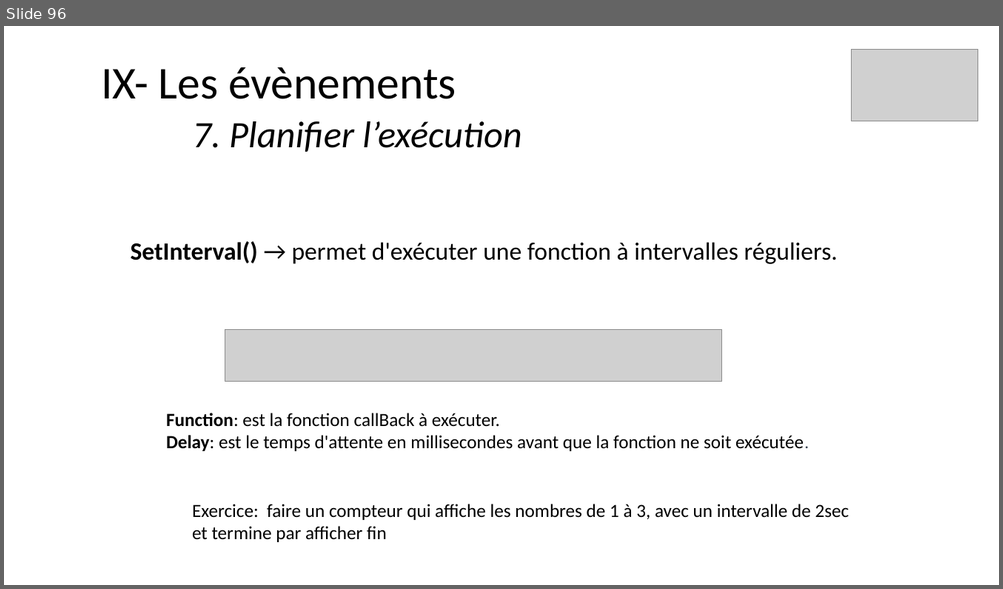
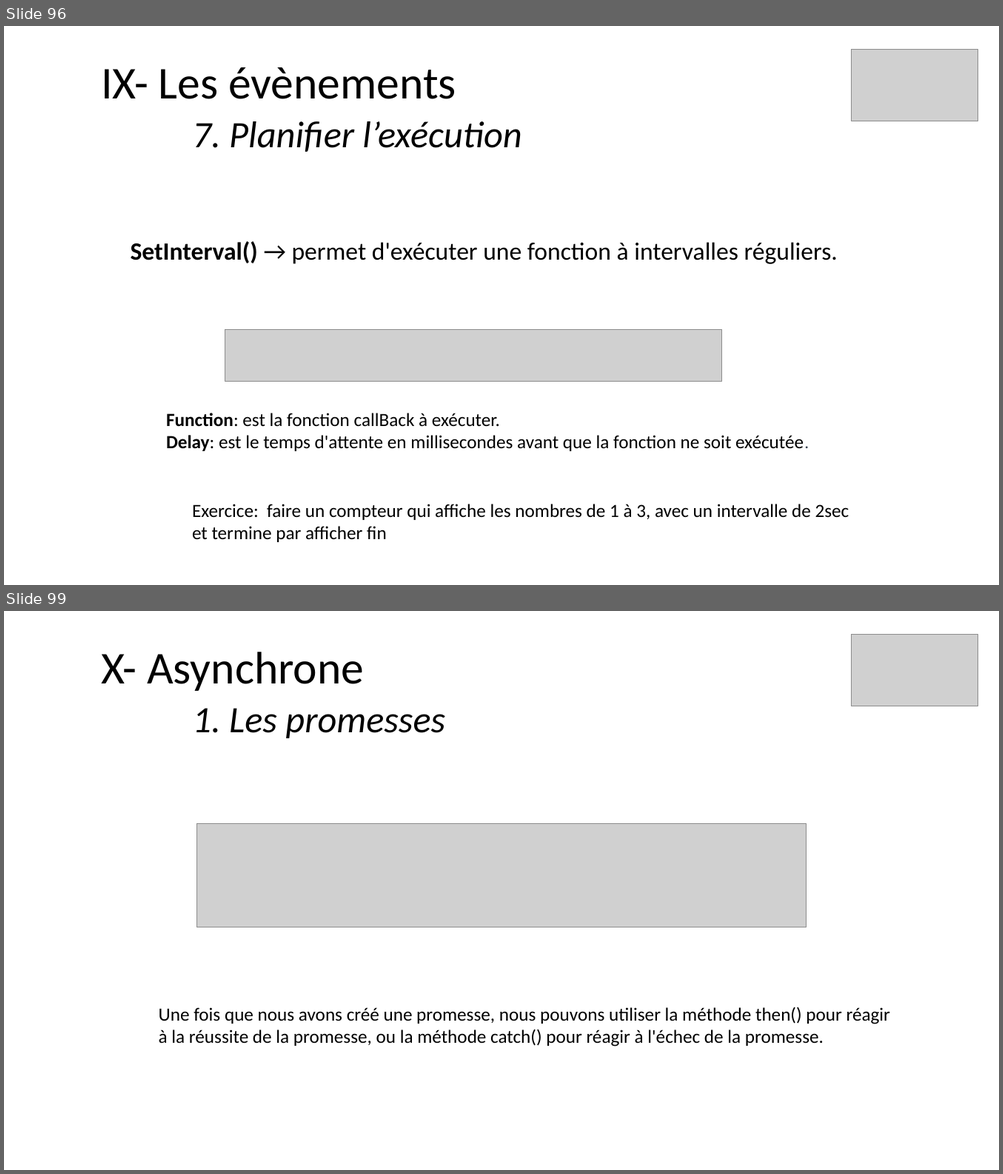
Before and after one commit to ArMb57/JavaScript, a slide deck: cours.pptx. Shown one above the other, each under a label of ours: slide 96 before the commit, slides 96 and 99 after it; the slides between them are not shown. The pictures are 1003x589 and 1003x1174 pixels, drawn with LibreOffice and Linux fonts; fonts in the diff are those of the drawing; grey boxes stand for pictures. Boxes give left, top, right and bottom in pixels: in the first picture for what was removed or moved away, otherwise in the second. Text is boxed around its words. In the diff, an @@ line names an element or a change of style, - is before the commit and + after.

```diff
--- a/cours.pptx
+++ b/cours.pptx
@@ slide 99 added at bbox=[4, 611, 999, 1170], background #FFFFFF @@
@@ title added at bbox=[101, 652, 445, 738], 36 pt, text #000000, italic @@
+X- Asynchrone
+1. Les promesses
@@ picture added at bbox=[851, 634, 978, 706] @@
@@ picture added at bbox=[197, 824, 806, 928] @@
@@ text added at bbox=[159, 1007, 890, 1047], 18 pt, text #000000 @@
+Une fois que nous avons créé une promesse, nous pouvons utiliser la méthode then() pour réagir à la réussite de la promesse, ou la méthode catch() pour réagir à l'échec de la promesse.
```
Also in this commit, not shown: 17 other slides added, 13 other files.
